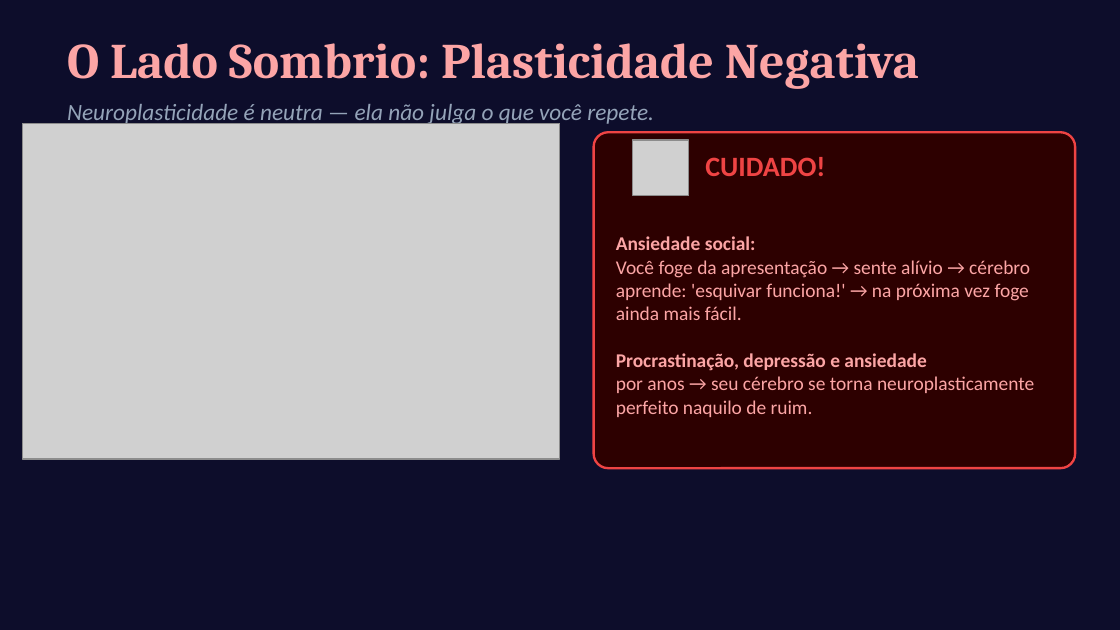
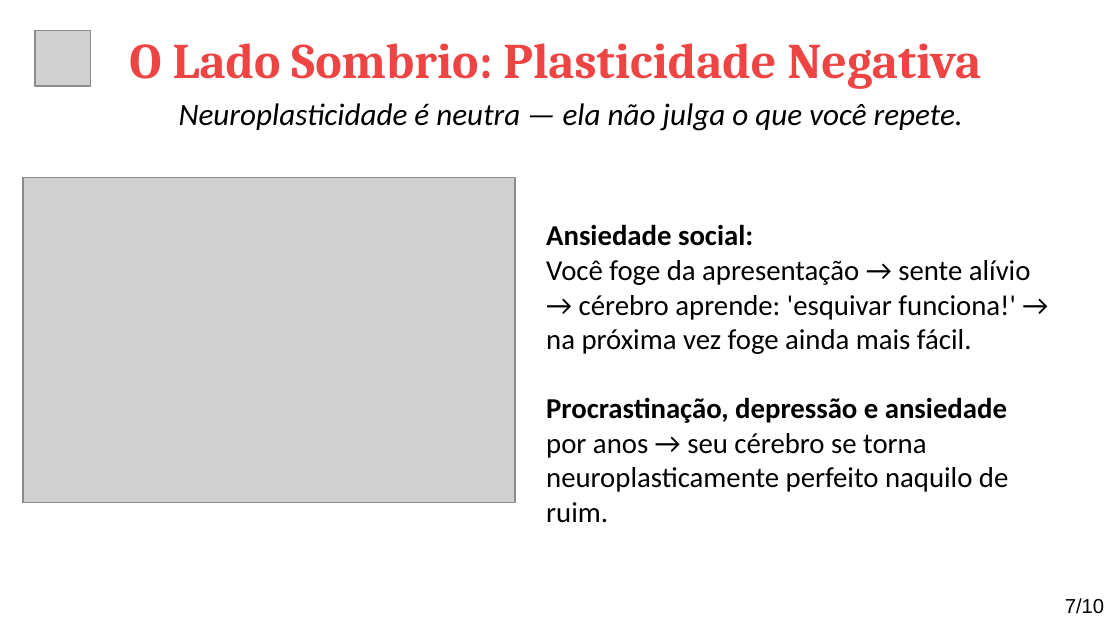
Before and after one commit to rjhalmeman/projeto-integrador-2026, a slide deck: slide 7 of 2-bimestre/2026-06-23-neuroplaticidade/neuroplasticidade_claro.odp (slide 6 before the commit). Drawn at 1120x630 pixels with LibreOffice and Linux fonts; fonts in the diff are those of the drawing; grey boxes stand for pictures. Boxes give left, top, right and bottom in pixels: in the first picture for what was removed or moved away, otherwise in the second. Text is boxed around its words. In the diff, an @@ line names an element or a change of style, - is before the commit and + after.

```diff
--- a/2-bimestre/2026-06-23-neuroplaticidade/neuroplasticidade_claro.odp
+++ b/2-bimestre/2026-06-23-neuroplaticidade/neuroplasticidade_claro.odp
@@ background #0D0D2B to #FFFFFF @@
@@ text "O Lado Sombrio: Plasticidade Negativa": place and size @@
-text "O Lado Sombrio: Plasticidade Negativa" at bbox=[67, 43, 919, 89]
+text "O Lado Sombrio: Plasticidade Negativa" at bbox=[129, 43, 981, 89]
@@ text "O Lado Sombrio: Plasticidade Negativa" at bbox=[129, 43, 981, 89]: text colour #FCA5A5 to #EF4444 @@
@@ picture: place and size @@
-picture at bbox=[633, 140, 689, 196]
+picture at bbox=[35, 30, 91, 86]
@@ text "Neuroplasticidade é neutra — ela ...": place and size @@
-text "Neuroplasticidade é neutra — ela ..." at bbox=[67, 104, 654, 126]
+text "Neuroplasticidade é neutra — ela ..." at bbox=[179, 103, 963, 131]
@@ text "Neuroplasticidade é neutra — ela ..." at bbox=[179, 103, 963, 131]: size 15 to 20 pt, text colour #94A3B8 to #000000; alignment left to centre @@
@@ text "Ansiedade social:": place and size @@
-text "Ansiedade social:" at bbox=[616, 236, 1034, 417]
+text "Ansiedade social:" at bbox=[546, 224, 1031, 523]
@@ text "Ansiedade social:" at bbox=[546, 224, 1031, 523]: size 12.5 to 18.5 pt, text colour #FCA5A5 to #000000 @@
@@ rounded rectangle removed at bbox=[594, 132, 1075, 468] @@
@@ picture: place and size @@
-picture at bbox=[22, 123, 560, 459]
+picture at bbox=[24, 178, 515, 503]
@@ text removed at bbox=[705, 157, 825, 176] @@
-CUIDADO!
@@ page number added at bbox=[1065, 598, 1104, 614], 13 pt, text #000000 @@
+7/10
```
Also in this commit, not shown: 8 other slides changed, 1 slide added, 2 other files.
